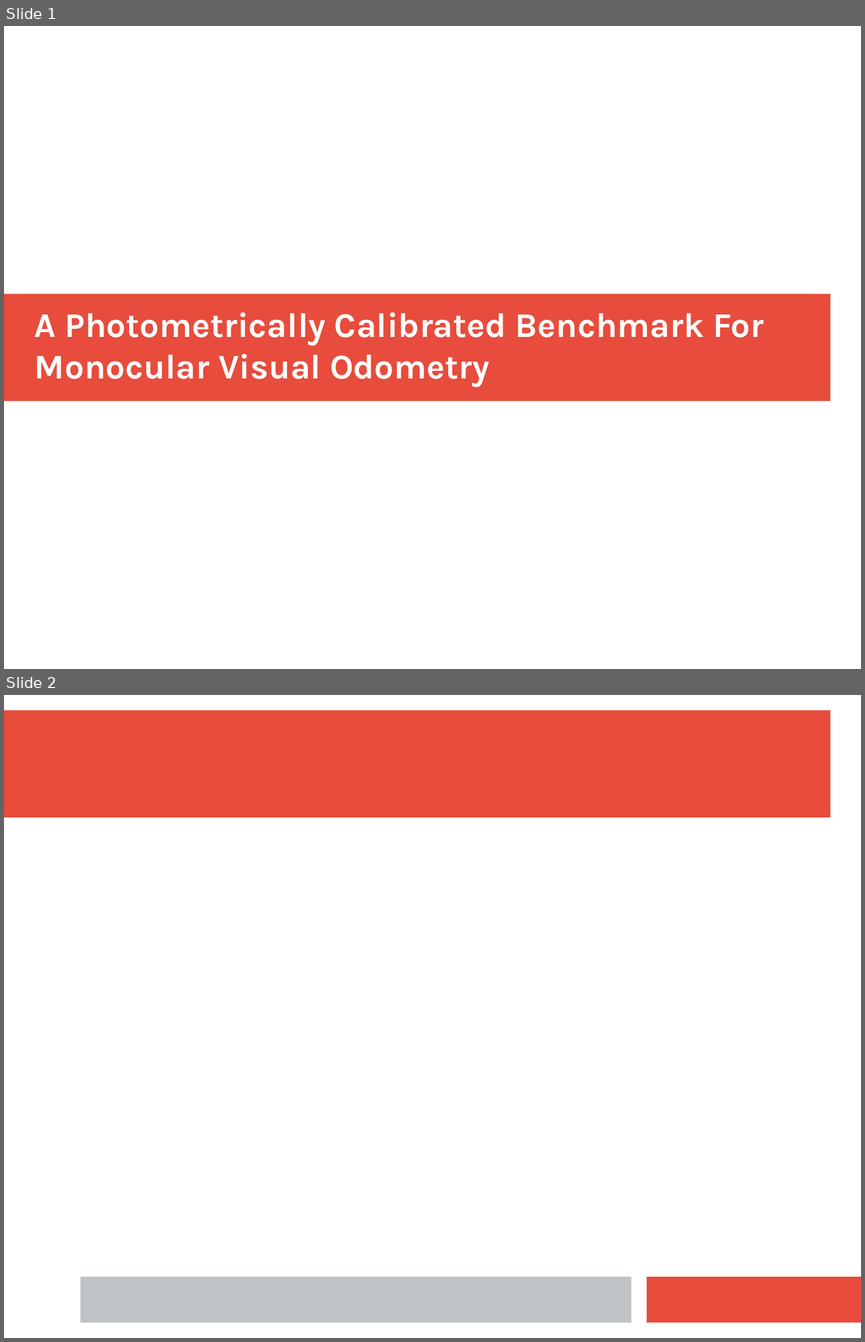
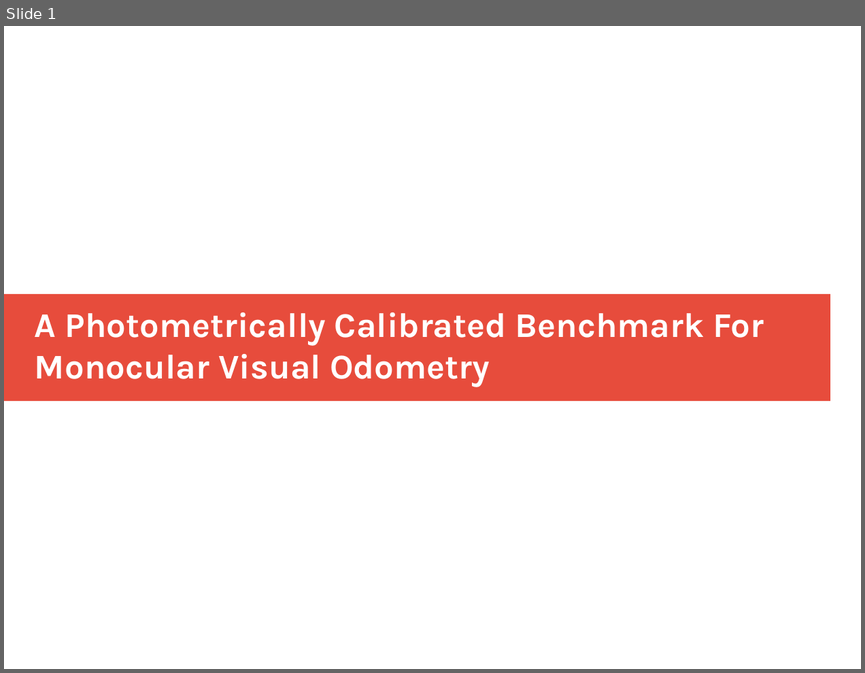
Before and after one commit to joelogg/Imagenes, a slide deck: 08-02-18/T2_Diapositivas.pptx. Shown one above the other, each under a label of ours: slides 1 and 2 before the commit, slide 1 after it. The pictures are 865x1342 and 865x673 pixels, drawn with LibreOffice and Linux fonts; fonts in the diff are those of the drawing. Boxes give left, top, right and bottom in pixels: in the first picture for what was removed or moved away, otherwise in the second. Text is boxed around its words. In the diff, an @@ line names an element or a change of style, - is before the commit and + after.

```diff
--- a/08-02-18/T2_Diapositivas.pptx
+++ b/08-02-18/T2_Diapositivas.pptx
@@ slide 2 removed at [4, 695, 861, 1338], background #FFFFFF @@
@@ rectangle removed at [4, 711, 830, 818] @@
@@ rectangle removed at [80, 1276, 632, 1323] @@
@@ rectangle removed at [647, 1276, 861, 1323] @@
```
Also in this commit, not shown: 6 slides added, 2 other files.
